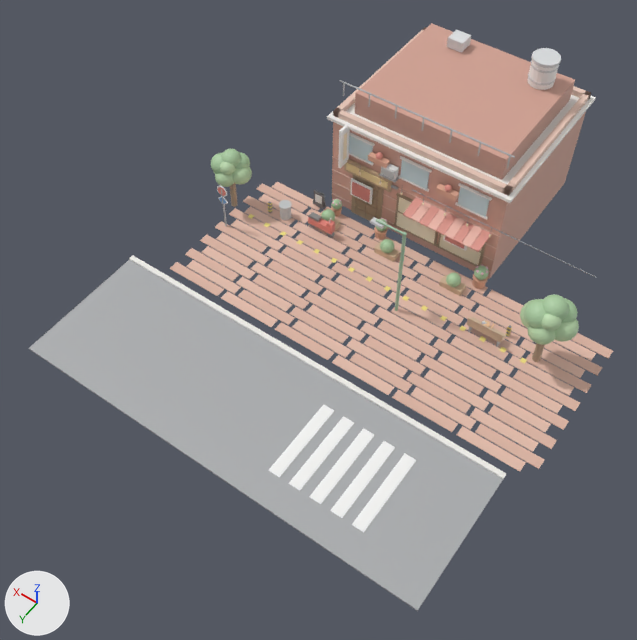
A saved change to the glTF model models/cafe_03.glb.
Before and after are seen from a 50 mm lens placed at (-13.7, 30.6, 31.4), pointed at (0.3, 11.0, 0.6). The axes (+X, +Y, +Z) are drawn at lower left. The lights are the same throughout. The older version comes first.

Script lines for the objects in view, before the commit:
```python
me_geometry_0 = bpy.data.meshes.new('geometry_0')
me_geometry_0.from_pydata(...)  # 9862 vertices, 18572 faces; spans x -10.9..10.0, y -4.2..19.4, z 0.0..7.9
me_geometry_0.materials.append(mat_defaultmaterial)
ob_geometry_0 = bpy.data.objects.new('geometry_0', me_geometry_0)
ob_geometry_0.location = (0.0, 0.0, 0.0)
```
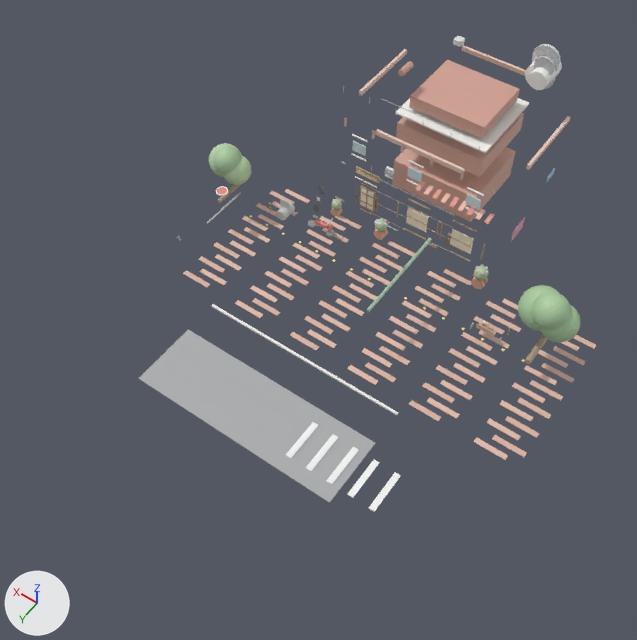
Commit message: phase2: refine models/cafe_03.glb

Location of each change, [x1, y1, x2, y2] in pixels of the pictures (637 x 640 px; the box of a moved part takes in the faces that stretch with it):
'geometry_0', reshaped
    before: [29, 23, 613, 611]
    after: [138, 36, 596, 512]
part 1 of me_geometry_0, added (brown)
    after: [392, 147, 516, 222]
part 2 of me_geometry_0, added (brown)
    after: [396, 113, 524, 177]
part 3 of me_geometry_0, added
    after: [374, 189, 453, 228]
part 4 of me_geometry_0, added (beige)
    after: [409, 60, 520, 139]
part 5 of me_geometry_0, added
    after: [526, 116, 571, 170]
part 6 of me_geometry_0, added
    after: [375, 129, 465, 174]
part 7 of me_geometry_0, added
    after: [359, 49, 407, 96]
part 8 of me_geometry_0, added
    after: [461, 45, 526, 76]
part 9 of me_geometry_0, added
    after: [396, 98, 529, 153]
part 10 of me_geometry_0, added
    after: [450, 229, 474, 254]
part 11 of me_geometry_0, added
    after: [453, 220, 477, 232]
part 12 of me_geometry_0, added
    after: [448, 250, 471, 262]
part 13 of me_geometry_0, added
    after: [406, 207, 428, 232]
part 14 of me_geometry_0, added
    after: [408, 198, 431, 210]
part 15 of me_geometry_0, added
    after: [404, 228, 426, 240]
part 16 of me_geometry_0, added
    after: [359, 185, 376, 213]
part 17 of me_geometry_0, added
    after: [360, 187, 374, 210]
part 18 of me_geometry_0, rebuilt (49% narrower, 51% shorter)
    before: [387, 292, 447, 328]
    after: [402, 301, 432, 318]
part 19 of me_geometry_0, deleted
    before: [29, 23, 613, 611]
part 20 of me_geometry_0, moved or reshaped
    before: [211, 27, 591, 393]
    after: [138, 36, 596, 512]

Patch to the scene script:
```diff
--- a/models/cafe_03.glb.py
+++ b/models/cafe_03.glb.py
@@ me_geometry_0 @@
-me_geometry_0.from_pydata(...)  # 9862 vertices, 18572 faces; spans x -10.9..10.0, y -4.2..19.4, z 0.0..7.9
+me_geometry_0.from_pydata(...)  # 7022 vertices, 12944 faces; spans x -10.2..11.3, y -3.9..17.7, z -3.1..8.4
+# me_geometry_0 part 1: a new loose piece, a box spanning x -2.2..2.2, y -2.0..2.0, z 0.8..2.4, in mat_defaultmaterial
+# me_geometry_0 part 2: a new loose piece, a box spanning x -2.25..2.25, y -2.0..2.0, z 3.7..4.7, in mat_defaultmaterial
+# me_geometry_0 part 3: a new loose piece, a box spanning x -2.255..2.255, y 4.005..4.015, z 2.088..2.112, in mat_defaultmaterial
+# me_geometry_0 part 4: a new loose piece, a box spanning x -1.9..1.9, y -1.65..1.65, z 5.53..6.18, in mat_defaultmaterial
+# me_geometry_0 part 5: a new loose piece, a box spanning x -4.43..-4.29, y -2.0..2.0, z 5.31..5.53, in mat_defaultmaterial
+# me_geometry_0 part 6: a new loose piece, a box spanning x -2.25..2.25, y 3.79..3.93, z 5.31..5.53, in mat_defaultmaterial
+# me_geometry_0 part 7: a new loose piece, a box spanning x 4.29..4.43, y -2.0..2.0, z 5.31..5.53, in mat_defaultmaterial
+# me_geometry_0 part 8: a new loose piece, a box spanning x -2.25..2.25, y -3.93..-3.79, z 5.31..5.53, in mat_defaultmaterial
+# me_geometry_0 part 9: a new loose piece, a box spanning x -2.35..2.35, y -2.1..2.1, z 5.24..5.32, in mat_defaultmaterial
+# me_geometry_0 part 10: a new loose piece, a box spanning x -3.35..-2.25, y 4.02..4.06, z 1.05..2.05, in mat_defaultmaterial
+# me_geometry_0 part 11: a new loose piece, a box spanning x -3.4..-2.2, y 3.985..4.055, z 2.525..2.575, in mat_defaultmaterial
+# me_geometry_0 part 12: a new loose piece, a box spanning x -3.4..-2.2, y 3.985..4.055, z 0.525..0.575, in mat_defaultmaterial
+# me_geometry_0 part 13: a new loose piece, a box spanning x -0.95..0.15, y 4.02..4.06, z 1.05..2.05, in mat_defaultmaterial
+# me_geometry_0 part 14: a new loose piece, a box spanning x -1.0..0.2, y 3.985..4.055, z 2.525..2.575, in mat_defaultmaterial
+# me_geometry_0 part 15: a new loose piece, a box spanning x -1.0..0.2, y 3.985..4.055, z 0.525..0.575, in mat_defaultmaterial
+# me_geometry_0 part 16: a new loose piece, a box spanning x 1.975..2.825, y 3.98..4.06, z 0.65..1.95, in mat_defaultmaterial
+# me_geometry_0 part 17: a new loose piece, a box spanning x 2.05..2.75, y 4.045..4.075, z 0.775..1.925, in mat_defaultmaterial
+# me_geometry_0 part 18: the loose piece of 8 vertices spanning x -4.2..-1.3, y 7.4..7.9, z 0.2 is rebuilt with 8 vertices and now spans x -3.5..-2.0, y 7.5..7.8, z 0.2
+# me_geometry_0 part 19: 200 loose pieces with 2394 vertices, spanning x -10.9..10.0, y -4.2..19.4, z 0.0..7.3, are deleted
+# me_geometry_0 part 20: 157 vertices moved within x -9.1..9.2, y -2.2..7.9, z 0.2..7.7; 3491 vertices removed from x -10.9..9.2, y -4.0..8.6, z 0.0..7.9; 2789 vertices added at x -10.2..9.4, y -2.8..17.7, z -0.9..8.4
+# other edits to the shape of me_geometry_0 do not show in these pictures
 me_geometry_0.materials.append(mat_defaultmaterial)
```
